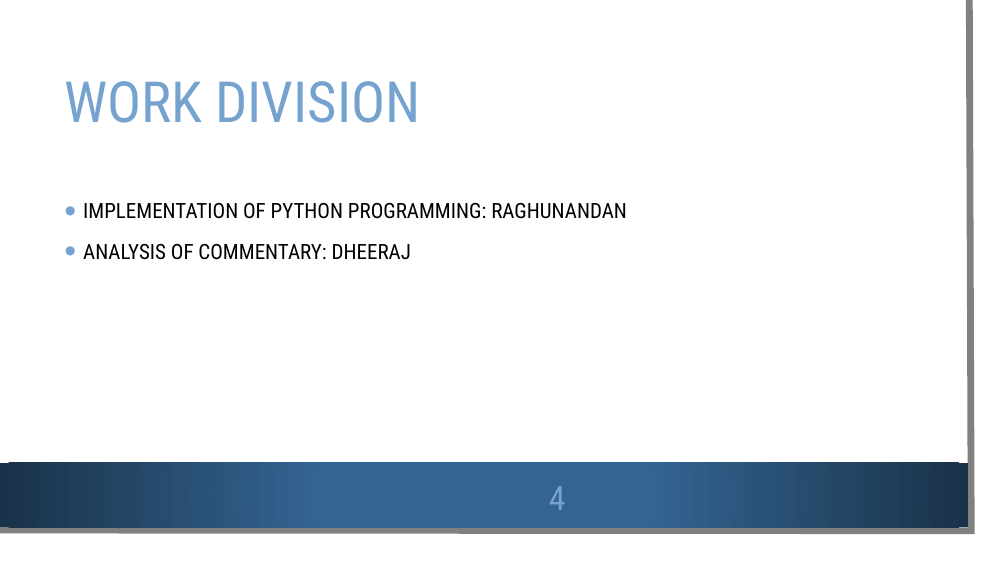
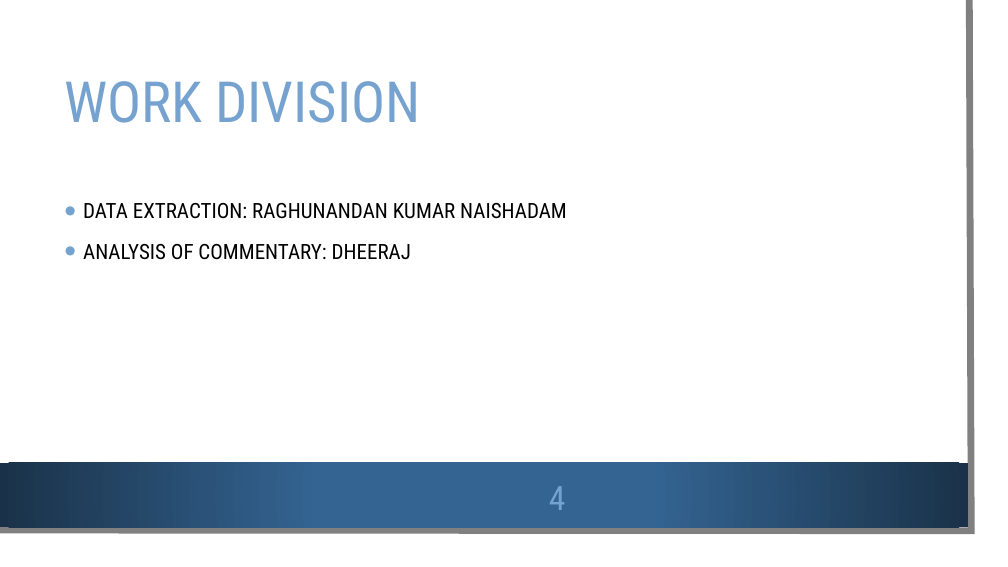
Before and after one commit to Deepthi1003/DataEncoders, a slide deck: slide 4 of Data Encoders.pptx. Drawn at 1008x567 pixels with LibreOffice and Linux fonts; fonts in the diff are those of the drawing; background and template pictures are left out. Boxes give left, top, right and bottom in pixels: in the first picture for what was removed or moved away, otherwise in the second. Text is boxed around its words. In the diff, an @@ line names an element or a change of style, - is before the commit and + after.

```diff
--- a/Data Encoders.pptx
+++ b/Data Encoders.pptx
@@ text at [83,203,567,219]: text changed @@
-• IMPLEMENTATION OF PYTHON PROGRAMMING: RAGHUNANDAN
+• DATA EXTRACTION: RAGHUNANDAN KUMAR NAISHADAM
```
Also in this commit, not shown: 8 other slides changed, 1 other file.
